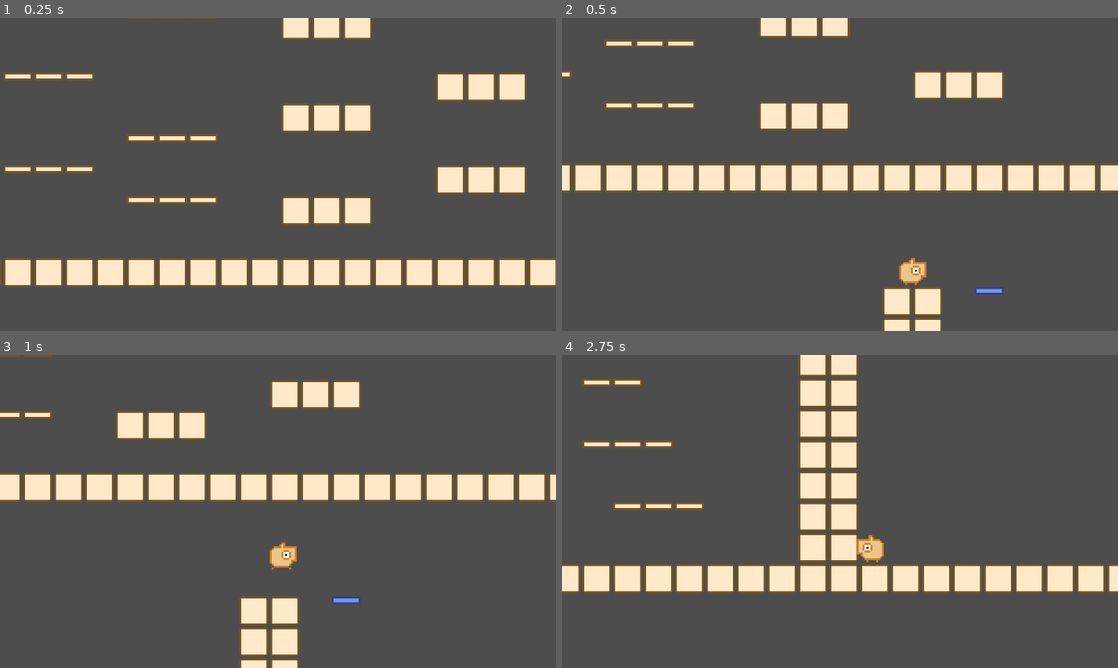
Above: before the commit, frames 1-4 (two rows, left to right).
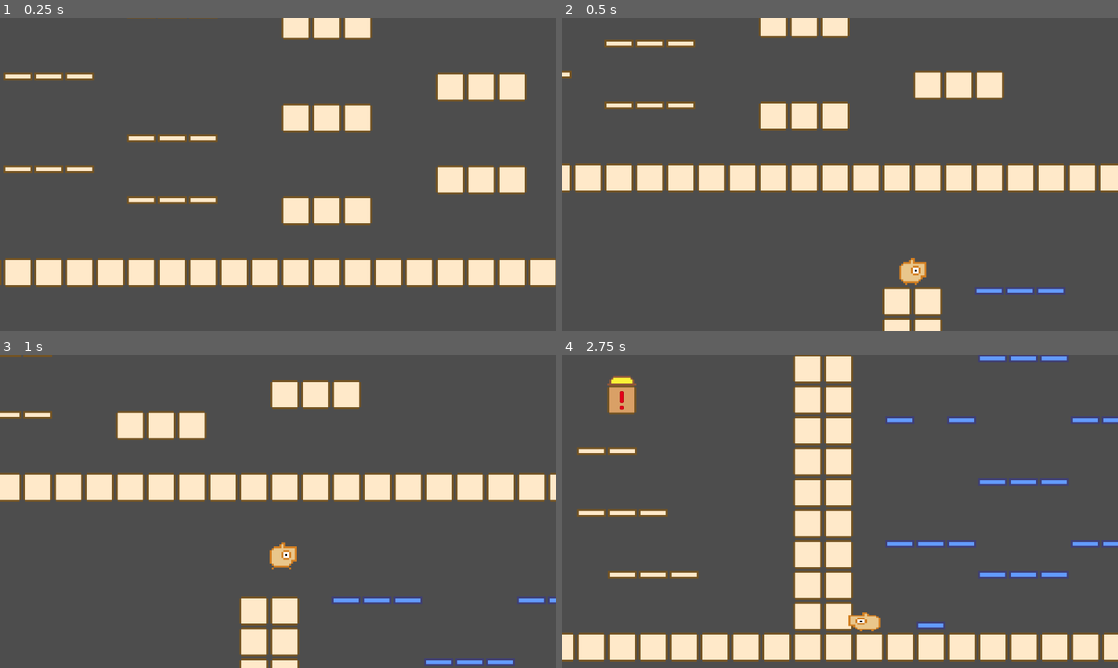
Above: after the commit, the same moments.

Repository: syun77/gd_inovania2
Game: Godot game, scene res://Main.tscn
Two runs of this game, one before a commit and one after it. Both use one fixed random seed, a clock stepped at 60 frames per second and the inputs below.
Inputs (mouse positions are in pixels of both pictures, inside the frame that each line leads up to):
- Up to frame 1 (0.25 s): no input
- Up to frame 2 (0.5 s): no input
- Up to frame 3 (1 s): move the mouse to (400, 495) at 0.52 s; hold Right (ui_right) from 0.53 s (still down); hold Space (action) from 0.53 s (still down); tap Up (ui_up) at 0.77 s
- Up to frame 4 (2.75 s): move the mouse to (728, 527) at 1.27 s; release Space (action) at 1.28 s; tap Space (action) at 1.35 s; tap Up (ui_up) at 1.52 s; move the mouse to (895, 442) at 2.02 s; release Right (ui_right) at 2.03 s; hold Left (ui_left) from 2.03 s (still down); hold Space (action) from 2.03 s (still down); tap Shift (special) at 2.1 s

Frame 1 is identical in both runs. In frame 2, 0.3% of the frame differs, in the area x 79-91%, y 86-89%; in frame 3, 0.8%; in frame 4, 27%, in the area x 0-100%, y 0-98%.

Commit message:
落下床をいったん実装

Diff:
--- a/gd_inovania2/Main.tscn
+++ b/gd_inovania2/Main.tscn
@@ -15,7 +15,7 @@
 tile_set = ExtResource("1_siuqx")
 format = 2
 layer_0/name = "BackGround"
-layer_0/tile_data = PackedInt32Array(0, 65536, 0, 1, 65536,  …(13995 unchanged characters)… 536, 0, 1179666, 0, 4, 1179670, 65536, 4)
+layer_0/tile_data = PackedInt32Array(0, 65536, 0, 1, 65536,  …(13995 unchanged characters)… 536, 0, 1179666, 0, 4, 1179670, 65536, 4, 1179671, 65536, 4, 1179672, 65536, 4, 1310745, 65536, 4, 1310746, 65536, 4, 1310747, 65536, 4, 1441814, 65536, 4, 1441815, 65536, 4, 1441816, 65536, 4, 1179676, 65536, 4, 1179677, 65536, 4, 1179678, 65536, 4, 1441820, 65536, 4, 1441821, 65536, 4, 1441822, 65536, 4, 1572889, 65536, 4, 1572890, 65536, 4, 1572891, 65536, 4, 1703958, 65536, 4, 1703959, 65536, 4, 1703960, 65536, 4, 1703964, 65536, 4, 1703965, 65536, 4, 1703966, 65536, 4, 1769497, 65536, 4, 1769498, 65536, 4, 1769499, 65536, 4)
 
 [node name="MainLayer" type="CanvasLayer" parent="."]
 follow_viewport_enabled = true
--- a/gd_inovania2/src/gimmic/FallingFloor.gd
+++ b/gd_inovania2/src/gimmic/FallingFloor.gd
@@ -4,27 +4,45 @@
 # =============================================
 class_name FallingFloor
 
-const GRAVITY = 1.0
-const MAX_SPEED = 5.0
+# ---------------------------------------------
+# const.
+# ---------------------------------------------
+## 重力.
+const GRAVITY = 20.0
+## 最大落下速度.
+const MAX_SPEED = 500.0
 
+## 状態.
 enum eState {
 	STAND_BY,
 	FALLING,
 }
 
+# ---------------------------------------------
+# var.
+# ---------------------------------------------
 var _state = eState.STAND_BY
 
+# ---------------------------------------------
+# public functions.
+# ---------------------------------------------
+## 上に何か乗ったときに開始する処理.
+func stepped_on(body:CharacterBody2D) -> void:
+	if _state == eState.STAND_BY:
+		# 落下開始.
+		_state = eState.FALLING
+
+# ---------------------------------------------
+# private functions.
+# ---------------------------------------------
 ## 更新.
-func _process(delta: float) -> void:
-	move_and_collide(velocity)
-	if get_slide_collision_count() > 0:
-		if _state == eState.STAND_BY:
-			_state == eState.FALLING
-
+func _physics_process(delta: float) -> void:
 	if _state == eState.FALLING:
 		# 落下
-		velocity.y += GRAVITY * delta
+		velocity.y += GRAVITY
 		if velocity.y > MAX_SPEED:
 			velocity.y = MAX_SPEED
-		if Common.is_in_camera(position, Map.get_tile_size(), 2.0):
-			velocity.y = 0
+		move_and_collide(velocity * delta)
+		if Common.is_in_camera(position, Map.get_tile_size(), 2.0) == false:
+			# 画面外で消える.
+			queue_free()
--- a/gd_inovania2/src/gimmic/FallingFloor.tscn
+++ b/gd_inovania2/src/gimmic/FallingFloor.tscn
@@ -1,13 +1,14 @@
 [gd_scene load_steps=4 format=3 uid="uid://djv5cix1b0x4t"]
 
 [ext_resource type="Script" path="res://src/gimmic/FallingFloor.gd" id="1_2djw7"]
-[ext_resource type="Texture2D" uid="uid://1mvwp0u3njat" path="res://assets/images/gimmick/falling_floor.png" id="1_mf1dn"]
+[ext_resource type="Texture2D" uid="uid://cy0bi8ymdl1ia" path="res://assets/images/gimmick/falling_floor.png" id="1_mf1dn"]
 
 [sub_resource type="RectangleShape2D" id="RectangleShape2D_03xhk"]
 size = Vector2(60, 16)
 
 [node name="FallingFloor" type="CharacterBody2D"]
 collision_layer = 2
+platform_floor_layers = 4294901760
 script = ExtResource("1_2djw7")
 
 [node name="Sprite2D" type="Sprite2D" parent="."]
--- a/gd_inovania2/src/player/Player.gd
+++ b/gd_inovania2/src/player/Player.gd
@@ -214,7 +214,6 @@
 	_jump_cnt = 0 # ジャンプ回数をリセット.
 	_dash_cnt = 0 # ダッシュ回数をリセット.
 
-
 ## HP回復処理.
 func _update_recovery(delta:float) -> void:
 	# HPが減っていたら回復処理.
@@ -518,6 +517,13 @@
 	_touch_tile = Map.eType.NONE # 処理するタイル.
 	for i in range(get_slide_collision_count()):
 		var col:KinematicCollision2D = get_slide_collision(i)
+		var collider = col.get_collider()
+
+		if collider.has_method("stepped_on"):
+			# 踏みつけ関数があれば呼び出す.
+			# この方法は一方通行床限定 (上からしか衝突しない＝踏みつけた）.
+			collider.call("stepped_on", self)
+
 		# 衝突位置.
 		var pos = col.get_position()
 		var v = Map.get_floor_type(pos)
--- a/gd_inovania2/src/player/Player.tscn
+++ b/gd_inovania2/src/player/Player.tscn
@@ -1,13 +1,14 @@
 [gd_scene load_steps=4 format=3 uid="uid://ch0yf5nkshbib"]
 
 [ext_resource type="Script" path="res://src/player/Player.gd" id="1_ex6wv"]
-[ext_resource type="Texture2D" uid="uid://dpt6seq30svgs" path="res://assets/images/player.png" id="2_88ada"]
+[ext_resource type="Texture2D" uid="uid://det6e6ha48hp8" path="res://assets/images/player.png" id="2_88ada"]
 
 [sub_resource type="RectangleShape2D" id="RectangleShape2D_83kri"]
 size = Vector2(48, 56)
 
 [node name="Player" type="CharacterBody2D"]
 collision_mask = 106
+platform_on_leave = 1
 platform_floor_layers = 4294967146
 script = ExtResource("1_ex6wv")
 
Not shown: 1 places in gd_inovania2/assets/tiles/tile_set.tres that only renumber resources
